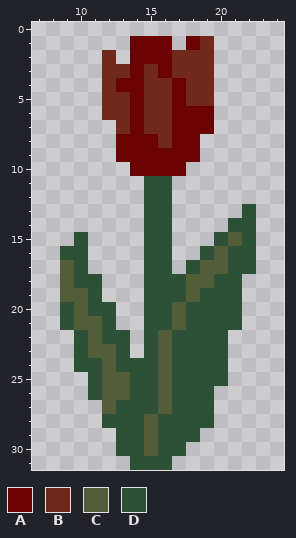
File history of a pixel-art sprite, Medival_pack/textures/blocks/flower_tulip_red.png. Above is the file before it was changed.
The file is 32x32 pixels. Shown: x 7..24, y 0..31.
Palette (. is transparent): A #6b0202  B #70291a  C #545d3a  D #2d5137
Pixels before, first column x 9:
 1 .....AAA.AB...
 2 ...B.AAABBB...
 3 ...BBABABBB...
 4 ...BAABBABB...
 5 ...BBABBABB...
 6 ...BBABBAAA...
 7 ....BABBAAA...
 8 ....AAABAA....
 9 ....AAAAAA....
10 .....AAAA.....
11 ......DD......
12 ......DD......
13 ......DD.....D
14 ......DD....DD
15 .D....DD...DCD
16 DD....DD..DCDD
17 CD....DD.DCCDD
18 CDD...DDDCCDD.
19 CCD...DDDCDDD.
20 DCDD..DDCDDDD.
21 DCCD..DDCDDDD.
22 .DCDD.DCDDDD..
23 .DCCD.DCDDDD..
24 .DDCDDDCDDDD..
25 ..DCCDDCDDDD..
26 ..DCCDDCDDD...
27 ...CDDDCDDD...
28 ...DDDCDDDD...
29 ....DDCDDD....
30 ....DDCDD.....
31 .....DDD......
New version:
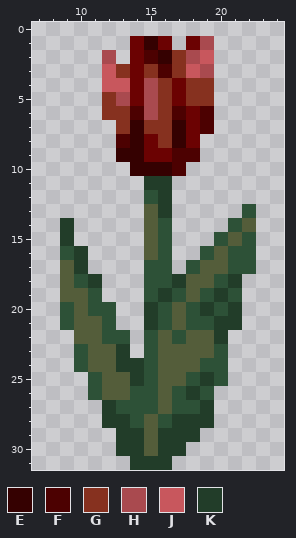
Colours new in this view: E #350101  F #4c0101  G #86311f  H #a94a4f  J #c8575d  K #223d29
Author's note on the commit: flowers changing the appearance
Difference:
Changed rows in their new state; - is an unchanged pixel.
first column x 9:
 1 ------E---H---
 2 ---H--FEGHJ---
 3 ---JG-GFGJH---
 4 ---JJ-HG-GG---
 5 ---GH-HG-GG---
 6 ---GGFHGF-F---
 7 ----GEGGE-F---
 8 ----FE-GE-----
 9 ----EE--FF----
10 -----EEEF-----
11 ------KK------
12 -------K------
13 ------CK------
14 K-----C------C
15 K.----C-------
16 -K----C-------
17 -K------------
18 --K-----K---K-
19 -------K---K--
20 ------K---K-K-
21 ------K----KK-
22 -C-------CCK--
23 ----K---CCC---
24 --C-KK--CC----
25 -----K--C-K---
26 ---------K----
27 ---K------K---
28 ---KK---KKK---
29 ----KK-KKK----
30 ----KK-KK-----
31 -----KKK------
Boxes around the changes in both pictures, in picture pixels (x1, y1, x2, y2):
changed: (60, 36, 242, 470)
changed: (242, 218, 256, 232)
